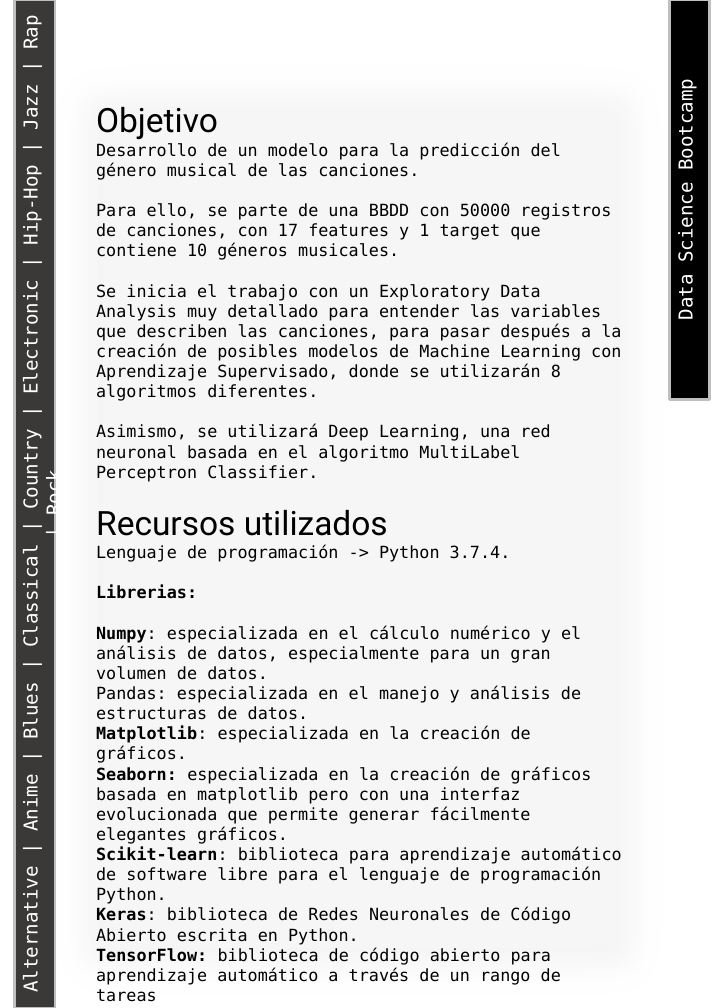
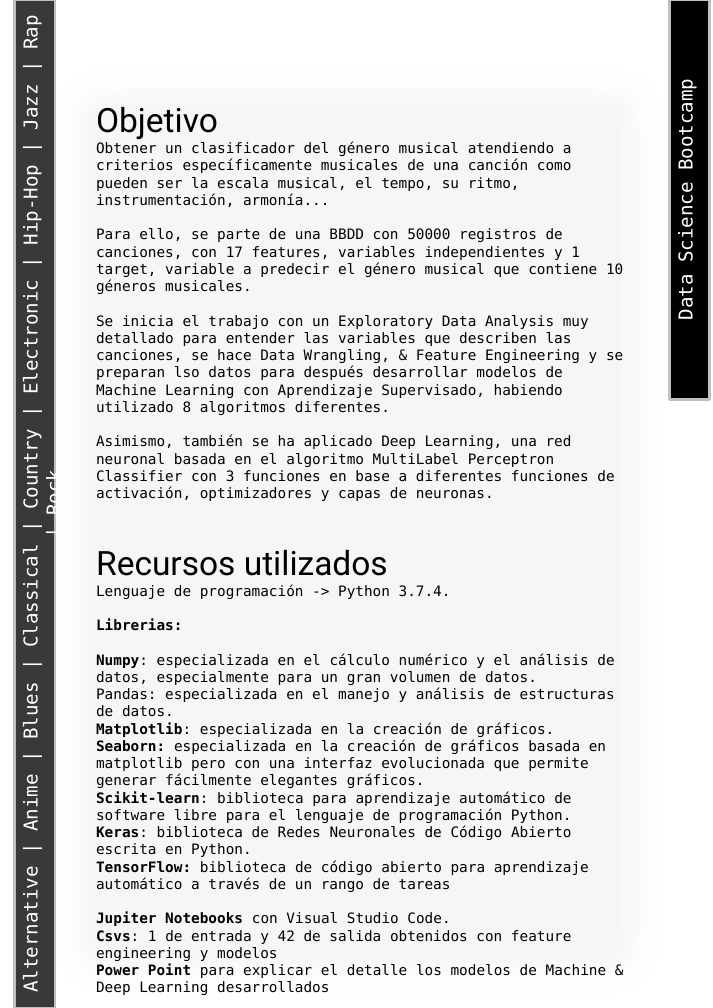
Before and after one commit to TukiBuesa/Machine_and_Deep_Learning_Project, a slide deck: slide 2 of MartaBuesa_Proyecto_ML_memoria.pptx. Drawn at 713x1008 pixels with LibreOffice and Linux fonts; fonts in the diff are those of the drawing; background and template pictures are left out. Boxes give left, top, right and bottom in pixels: in the first picture for what was removed or moved away, otherwise in the second. Text is boxed around its words. In the diff, an @@ line names an element or a change of style, - is before the commit and + after.

```diff
--- a/MartaBuesa_Proyecto_ML_memoria.pptx
+++ b/MartaBuesa_Proyecto_ML_memoria.pptx
@@ text at bbox=[96, 141, 623, 501]: text changed; size 14 to 12 pt @@
-Desarrollo de un modelo para la predicción del género musical de las canciones.
-Para ello, se parte de una BBDD con 50000 registros de canciones, con 17 features y 1 target que contiene 10 géneros musicales.
-Se inicia el trabajo con un Exploratory Data Analysis muy detallado para entender las variables que describen las canciones, para pasar después a la creación de posibles modelos de Machine Learning con Aprendizaje Supervisado, donde se utilizarán 8 algoritmos diferentes.
-Asimismo, se utilizará Deep Learning, una red neuronal basada en el algoritmo MultiLabel Perceptron Classifier.
+Obtener un clasificador del género musical atendiendo a criterios específicamente musicales de una canción como pueden ser la escala musical, el tempo, su ritmo, instrumentación, armonía...
+Para ello, se parte de una BBDD con 50000 registros de canciones, con 17 features, variables independientes y 1 target, variable a predecir el género musical que contiene 10 géneros musicales.
+Se inicia el trabajo con un Exploratory Data Analysis muy detallado para entender las variables que describen las canciones, se hace Data Wrangling, & Feature Engineering y se preparan lso datos para después desarrollar modelos de Machine Learning con Aprendizaje Supervisado, habiendo utilizado 8 algoritmos diferentes.
+Asimismo, también se ha aplicado Deep Learning, una red neuronal basada en el algoritmo MultiLabel Perceptron Classifier con 3 funciones en base a diferentes funciones de activación, optimizadores y capas de neuronas.
@@ text at bbox=[96, 584, 615, 926]: size 14 to 12 pt in "Lenguaje de programación -> Python 3.7.4.", "Librerias:", "Numpy: especializada en el cálculo numérico y ...", "Pandas: especializada en el manejo y análisis ..." and 7 more places @@
@@ text at bbox=[96, 930, 571, 961]: text changed; size 14 to 12 pt @@
-Csvs: 1 de entrada y 10 de salida obtenidos con modelos
+Csvs: 1 de entrada y 42 de salida obtenidos con feature engineering y modelos
```
Also in this commit, not shown: 2 other slides changed, 2 other files.
